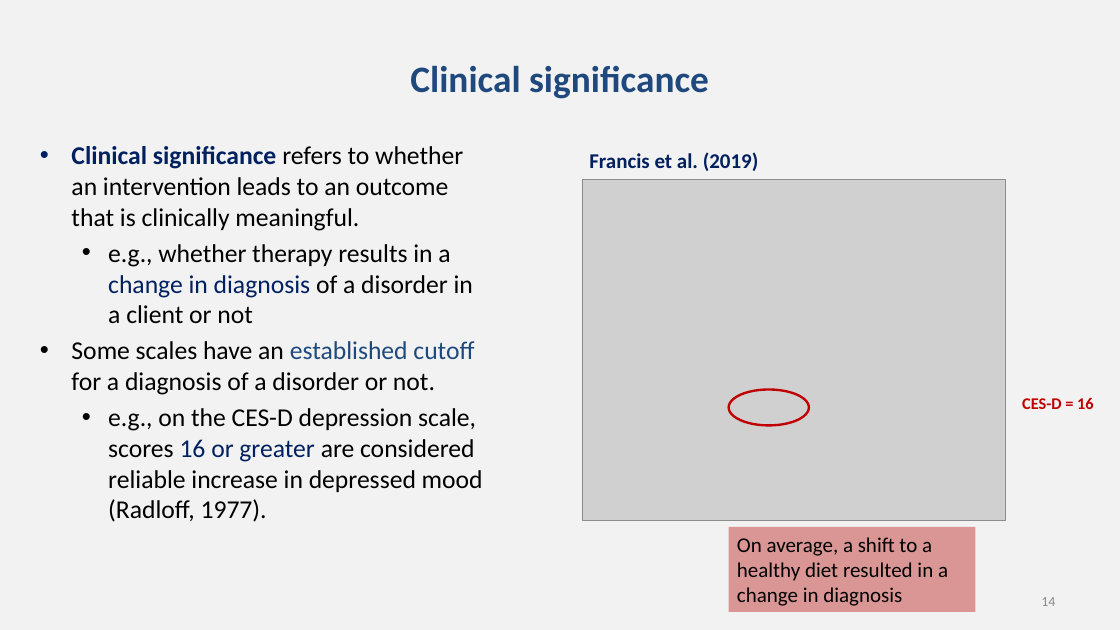
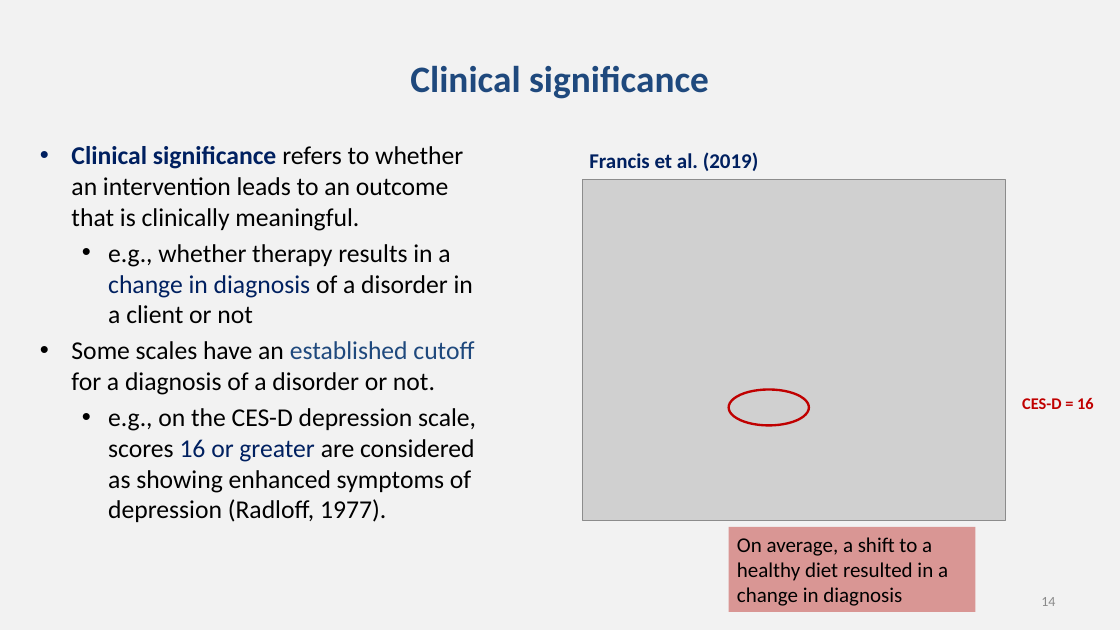
Before and after one commit to chrisjberry/datafluencyCB, a slide deck: slide 14 of docs/slides/PSYC753_L7_PrePostData.pptx. Drawn at 1120x630 pixels with LibreOffice and Linux fonts; fonts in the diff are those of the drawing; grey boxes stand for pictures. Boxes give left, top, right and bottom in pixels: in the first picture for what was removed or moved away, otherwise in the second. Text is boxed around its words. In the diff, an @@ line names an element or a change of style, - is before the commit and + after.

```diff
--- a/docs/slides/PSYC753_L7_PrePostData.pptx
+++ b/docs/slides/PSYC753_L7_PrePostData.pptx
@@ text at box(108, 408, 476, 522): text changed @@
-  • e.g., on the CES-D depression scale, scores 16 or greater are considered reliable increase in depressed mood (Radloff, 1977).
+  • e.g., on the CES-D depression scale, scores 16 or greater are considered as showing enhanced symptoms of depression (Radloff, 1977).
```
Also in this commit, not shown: 8 other slides changed.
